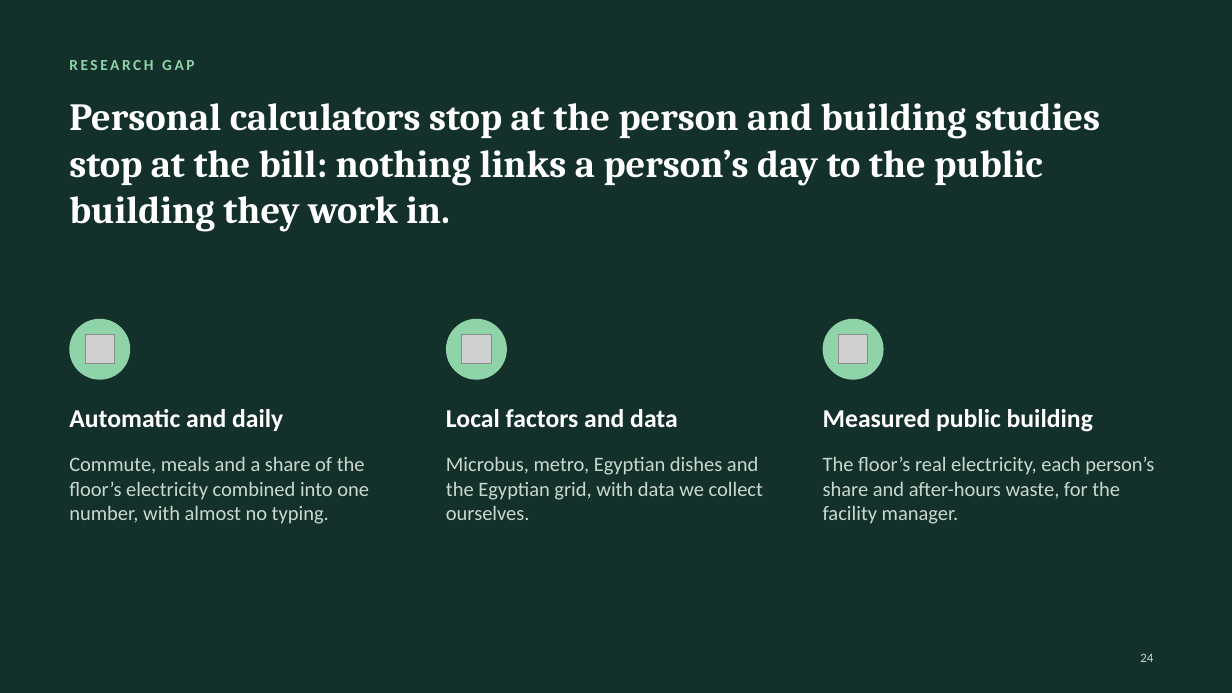
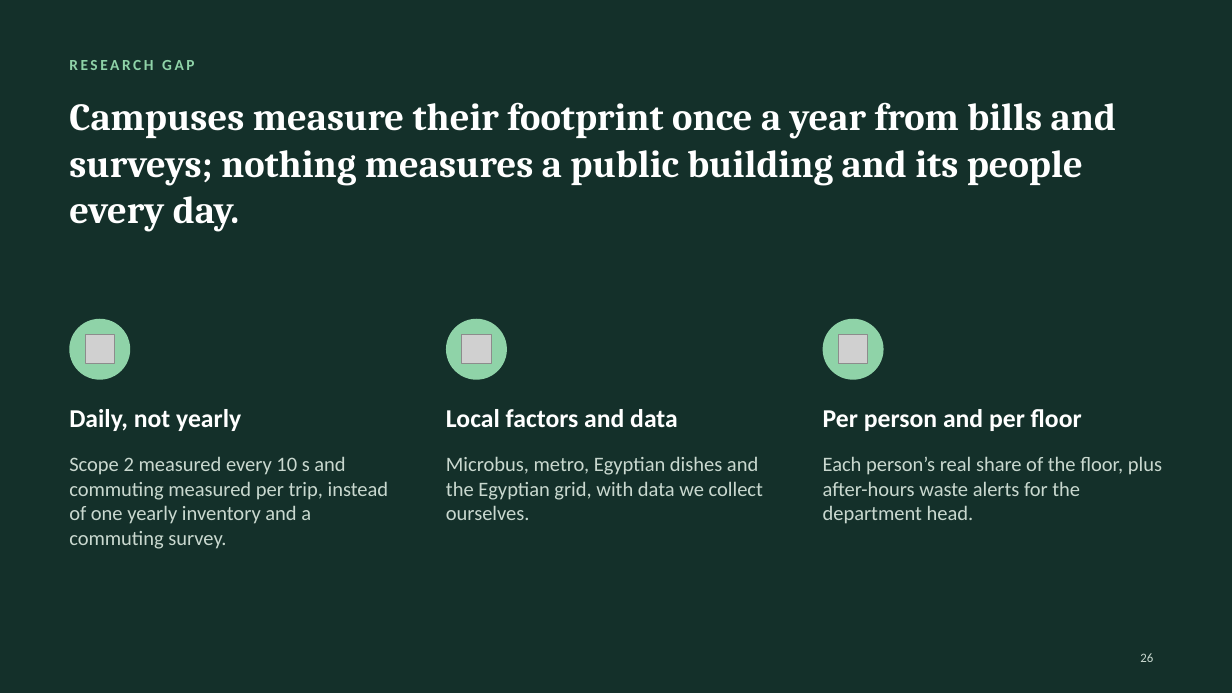
Before and after one commit to RahmaOshba/RahmaOshba, a slide deck: slide 26 of Basmati_Presentation.pptx (slide 24 before the commit). Drawn at 1232x693 pixels with LibreOffice and Linux fonts; fonts in the diff are those of the drawing; grey boxes stand for pictures. Boxes give left, top, right and bottom in pixels: in the first picture for what was removed or moved away, otherwise in the second. Text is boxed around its words. In the diff, an @@ line names an element or a change of style, - is before the commit and + after.

```diff
--- a/Basmati_Presentation.pptx
+++ b/Basmati_Presentation.pptx
@@ title at (x1=69, y1=102, x2=1116, y2=232): text changed @@
-Personal calculators stop at the person and building studies stop at the bill: nothing links a person’s day to the public building they work in.
+Campuses measure their footprint once a year from bills and surveys; nothing measures a public building and its people every day.
@@ text at (x1=69, y1=409, x2=241, y2=431): text changed @@
-Automatic and daily
+Daily, not yearly
@@ text at (x1=823, y1=409, x2=1082, y2=431): text changed @@
-Measured public building
+Per person and per floor
@@ text at (x1=69, y1=456, x2=389, y2=549): text changed @@
-Commute, meals and a share of the floor’s electricity combined into one number, with almost no typing.
+Scope 2 measured every 10 s and commuting measured per trip, instead of one yearly inventory and a commuting survey.
@@ text at (x1=823, y1=456, x2=1162, y2=524): text changed @@
-The floor’s real electricity, each person’s share and after-hours waste, for the facility manager.
+Each person’s real share of the floor, plus after-hours waste alerts for the department head.
@@ page number at (x1=1140, y1=653, x2=1153, y2=662): text changed @@
-24
+26
```
Also in this commit, not shown: 7 other slides changed, 5 slides added, 1 slide removed, 7 other files.
